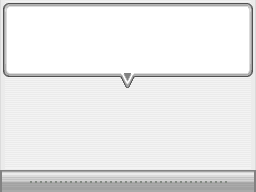
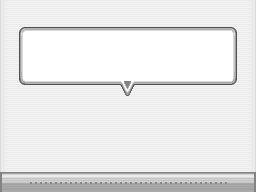
Layers edited between the first and the second 256px x 192px image:
added layer "smaller bubble" above "org_bubble.bmp" over box(19, 27, 237, 96)
hid "org_bubble.bmp" over box(3, 3, 253, 88)
added layer "scroll bar lowered" above "org_bottom.bmp" over box(0, 168, 256, 188)
